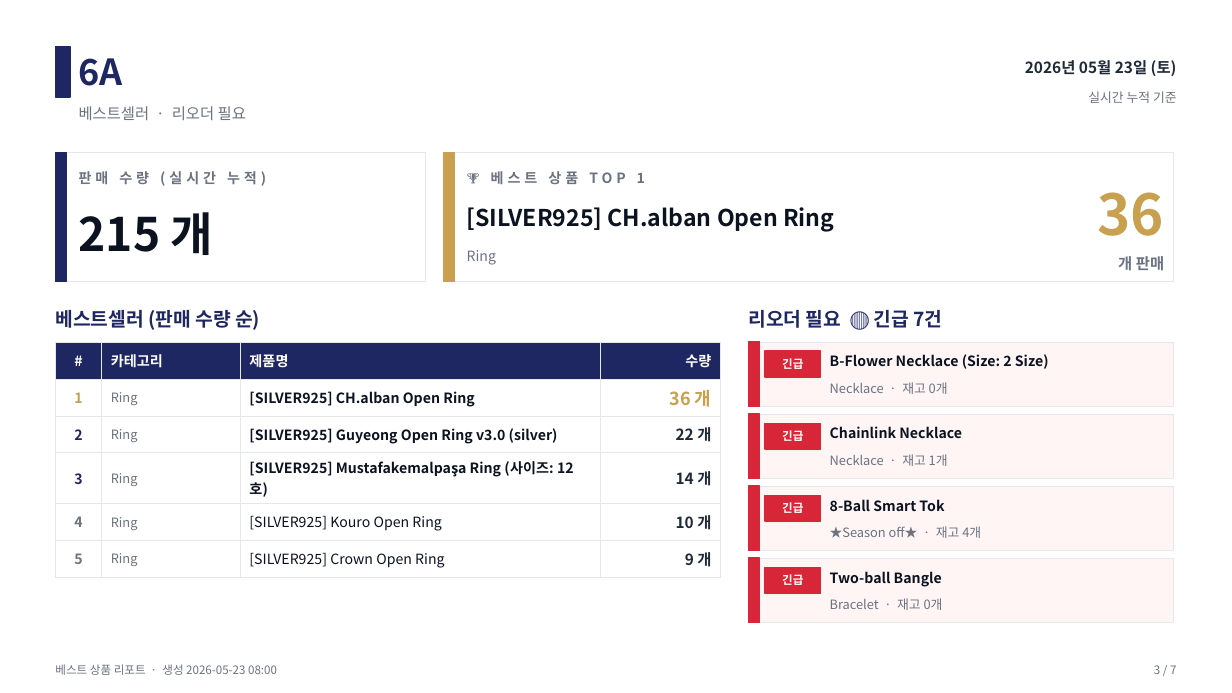
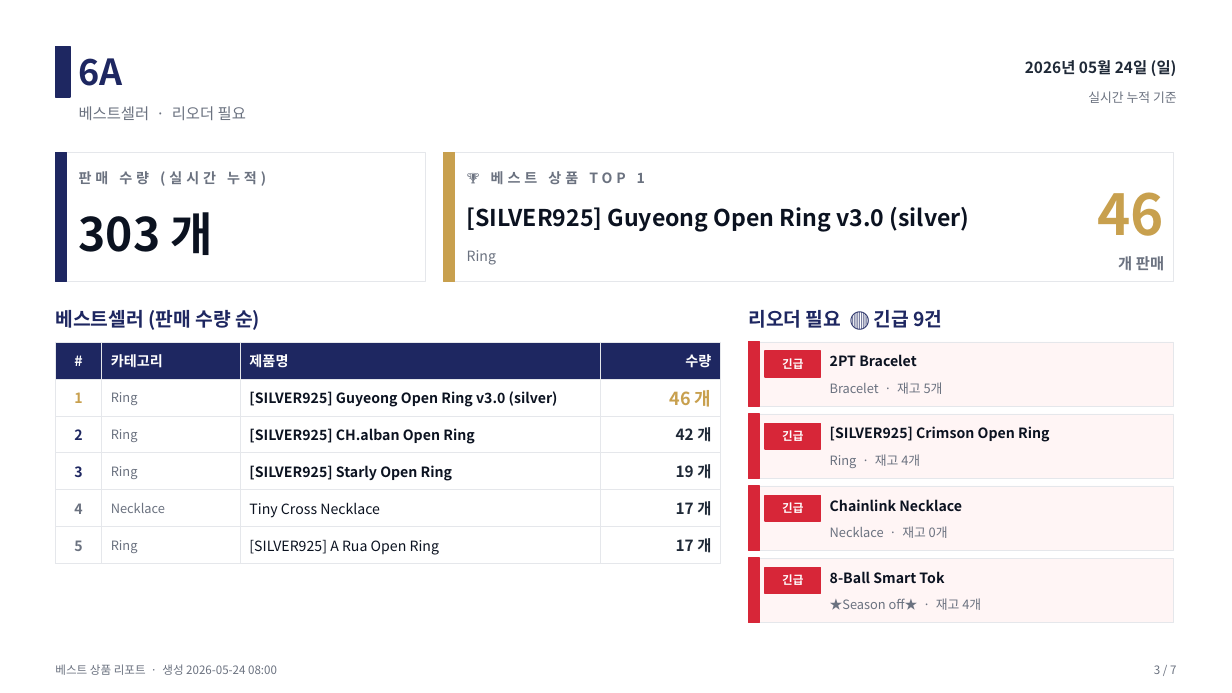
Before and after one commit to j65209/Brightbeed, a slide deck: slide 3 of data/sales-report.pptx. Drawn at 1232x693 pixels with LibreOffice and Linux fonts; fonts in the diff are those of the drawing. Boxes give left, top, right and bottom in pixels: in the first picture for what was removed or moved away, otherwise in the second. Text is boxed around its words. In the diff, an @@ line names an element or a change of style, - is before the commit and + after.

```diff
--- a/data/sales-report.pptx
+++ b/data/sales-report.pptx
@@ text at (x1=1025, y1=60, x2=1177, y2=76): text changed @@
-2026년 05월 23일 (토)
+2026년 05월 24일 (일)
@@ text at (x1=467, y1=207, x2=970, y2=232): text changed @@
-[SILVER925] CH.alban Open Ring
+[SILVER925] Guyeong Open Ring v3.0 (silver)
@@ text at (x1=1098, y1=192, x2=1165, y2=236): text changed @@
-36
+46
@@ text at (x1=79, y1=212, x2=214, y2=255): text changed @@
-215 개
+303 개
@@ text at (x1=748, y1=310, x2=942, y2=328): text changed @@
-리오더 필요 🔴 긴급 7건
+리오더 필요 🔴 긴급 9건
@@ table at (x1=55, y1=342, x2=721, y2=559) @@
-row 2, column 3: [SILVER925] CH.alban Open Ring
+row 2, column 3: [SILVER925] Guyeong Open Ring v3.0 (silver)
-row 2, column 4: 36 개
+row 2, column 4: 46 개
-row 3, column 3: [SILVER925] Guyeong Open Ring v3.0 (silver)
+row 3, column 3: [SILVER925] CH.alban Open Ring
-row 3, column 4: 22 개
+row 3, column 4: 42 개
-row 4, column 3: [SILVER925] Mustafakemalpaşa Ring (사이즈: 12호)
+row 4, column 3: [SILVER925] Starly Open Ring
-row 4, column 4: 14 개
+row 4, column 4: 19 개
-row 5: 4 | Ring | [SILVER925] Kouro Open Ring | 10 개
+row 5: 4 | Necklace | Tiny Cross Necklace | 17 개
-row 6, column 3: [SILVER925] Crown Open Ring
+row 6, column 3: [SILVER925] A Rua Open Ring
-row 6, column 4: 9 개
+row 6, column 4: 17 개
@@ text at (x1=830, y1=354, x2=916, y2=366): text changed @@
-B-Flower Necklace (Size: 2 Size)
+2PT Bracelet
@@ text at (x1=830, y1=382, x2=943, y2=394): text changed @@
-Necklace · 재고 0개
+Bracelet · 재고 5개
@@ text added at (x1=830, y1=426, x2=1049, y2=442), 11 pt, text #0B1220, bold @@
+[SILVER925] Crimson Open Ring
@@ text at (x1=830, y1=454, x2=920, y2=468): text changed @@
-Necklace · 재고 1개
+Ring · 재고 4개
@@ text "Chainlink Necklace" moved from (x1=830, y1=426, x2=962, y2=438) to (x1=830, y1=499, x2=962, y2=511) @@
@@ text at (x1=830, y1=526, x2=948, y2=538): text changed @@
-★Season off★ · 재고 4개
+Necklace · 재고 0개
@@ text "8-Ball Smart Tok" moved from (x1=830, y1=499, x2=944, y2=511) to (x1=830, y1=571, x2=944, y2=583) @@
@@ text at (x1=830, y1=598, x2=981, y2=610): text changed @@
-Bracelet · 재고 0개
+★Season off★ · 재고 4개
@@ text removed at (x1=830, y1=571, x2=942, y2=587) @@
-Two-ball Bangle
@@ text at (x1=55, y1=664, x2=277, y2=675): text changed @@
-베스트 상품 리포트 · 생성 2026-05-23 08:00
+베스트 상품 리포트 · 생성 2026-05-24 08:00
```
Also in this commit, not shown: 6 other slides changed.
